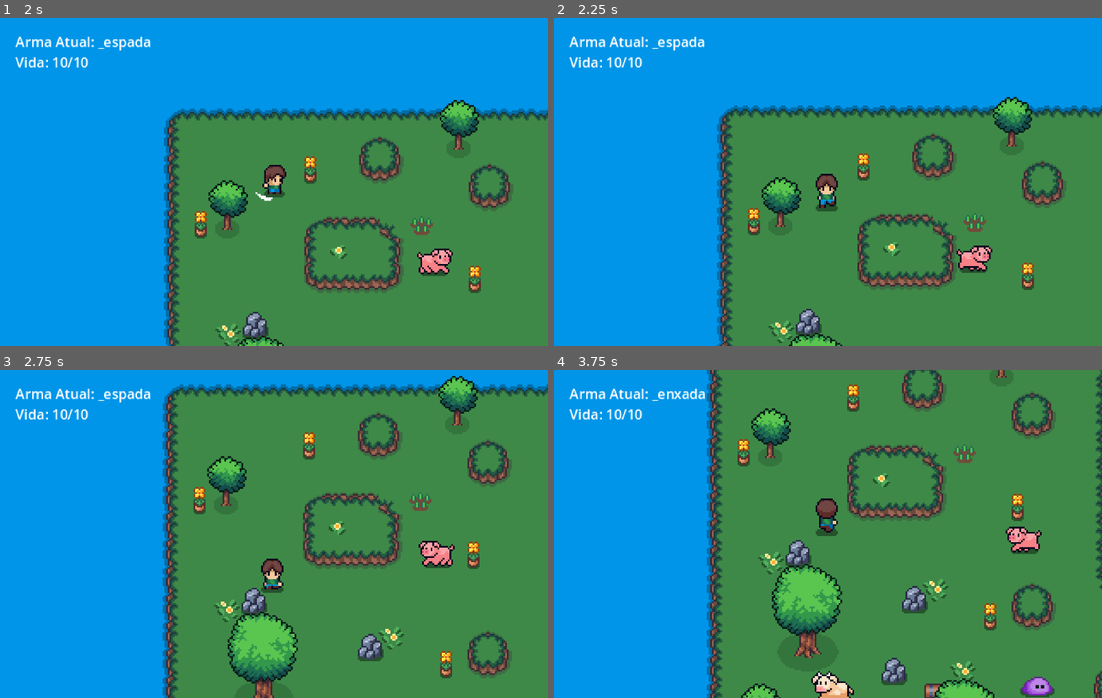
Above: before the commit, frames 1-4 (two rows, left to right).
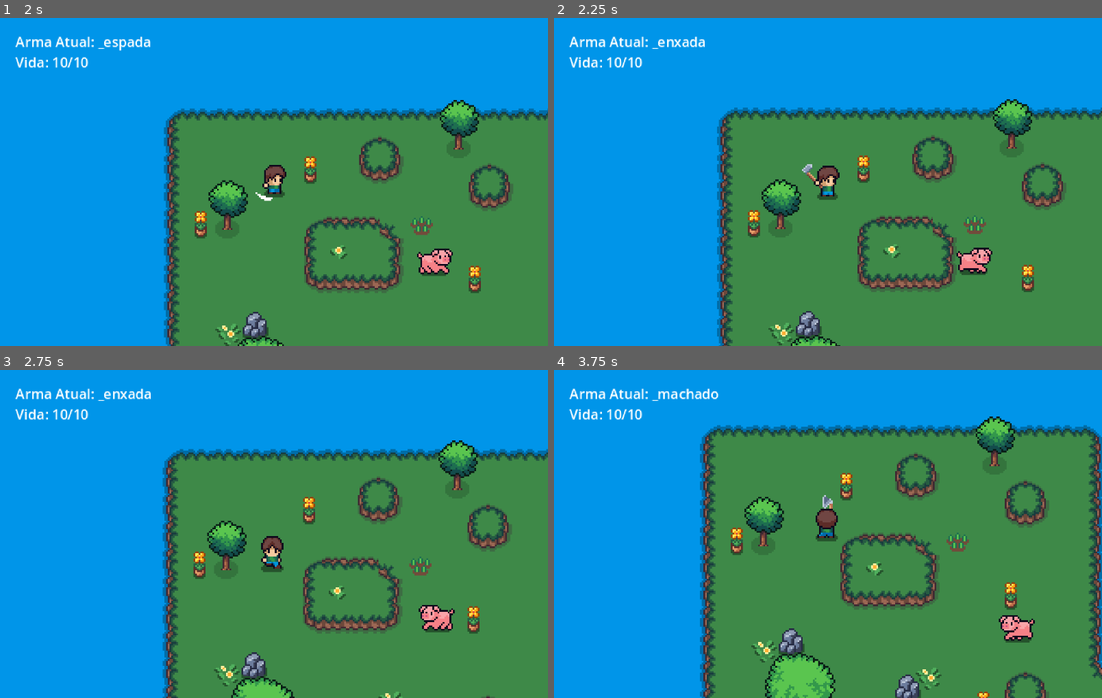
Above: after the commit, the same moments.

Repository: GiseleBezerra/StardewValley2
Game: Godot game, scene res://Cenas/interface/tela_de_menu.tscn
Two runs of this game, one before a commit and one after it. Both use one fixed random seed, a clock stepped at 60 frames per second and the inputs below.
Inputs (mouse positions are in pixels of both pictures, inside the frame that each line leads up to):
- Up to frame 1 (2 s): click "Novo Jogo" at 0.5 s; move the mouse to (394, 165) at 1.27 s; press the mouse at (394, 165) at 1.28 s; hold D (move_direita) from 1.28 s (still down)
- Up to frame 2 (2.25 s): move the mouse to (718, 198) at 2.02 s; release D (move_direita) at 2.03 s; release the mouse at (718, 198) at 2.03 s; hold S (move_baixo) from 2.03 s (still down); tap 5 (enxada_ataque, bound only after the commit) at 2.1 s
- Up to frame 3 (2.75 s): keep holding S (move_baixo)
- Up to frame 4 (3.75 s): move the mouse to (882, 461) at 2.77 s; release S (move_baixo) at 2.78 s; hold D (move_direita) 2.78-3.53 s; hold F (enxada_ataque, bound only before the commit) 2.78-3.53 s; move the mouse to (800, 599) at 3.52 s; hold W (move_cima) from 3.53 s (still down); tap 3 (machado_ataque, bound only after the commit) at 3.6 s

Frame 1 is identical in both runs. In frame 2, 7.7% of the frame differs, in the area x 20-100%, y 5-100%; in frame 3, 29%; in frame 4, 33%, in the area x 19-100%, y 0-100%.

Commit message:
Alterações na Binds das Ferramentas.

Diff:
--- a/project.godot
+++ b/project.godot
@@ -61,28 +61,28 @@
 }
 ataque_normal={
 "deadzone": 0.5,
-"events": [Object(InputEventKey,"resource_local_to_scene":fa …(140 unchanged characters)… d":false,"keycode":0,"physical_keycode":81,"key_label":0,"unicode":113,"location":0,"echo":false,"script":null)
+"events": [Object(InputEventKey,"resource_local_to_scene":fa …(140 unchanged characters)… d":false,"keycode":0,"physical_keycode":49,"key_label":0,"unicode":49,"location":0,"echo":false,"script":null)
 , Object(InputEventMouseButton,"resource_local_to_scene":false,"resource_name":"","device":-1,"window_id":0,"alt_presse …(249 unchanged characters)…
 ]
 }
 picareta_ataque={
 "deadzone": 0.5,
-"events": [Object(InputEventKey,"resource_local_to_scene":fa …(140 unchanged characters)… d":false,"keycode":0,"physical_keycode":69,"key_label":0,"unicode":101,"location":0,"echo":false,"script":null)
+"events": [Object(InputEventKey,"resource_local_to_scene":fa …(140 unchanged characters)… d":false,"keycode":0,"physical_keycode":50,"key_label":0,"unicode":50,"location":0,"echo":false,"script":null)
 ]
 }
 machado_ataque={
 "deadzone": 0.5,
-"events": [Object(InputEventKey,"resource_local_to_scene":fa …(140 unchanged characters)… d":false,"keycode":0,"physical_keycode":82,"key_label":0,"unicode":114,"location":0,"echo":false,"script":null)
+"events": [Object(InputEventKey,"resource_local_to_scene":fa …(140 unchanged characters)… d":false,"keycode":0,"physical_keycode":51,"key_label":0,"unicode":51,"location":0,"echo":false,"script":null)
 ]
 }
 regador_ataque={
 "deadzone": 0.5,
-"events": [Object(InputEventKey,"resource_local_to_scene":fa …(140 unchanged characters)… d":false,"keycode":0,"physical_keycode":84,"key_label":0,"unicode":116,"location":0,"echo":false,"script":null)
+"events": [Object(InputEventKey,"resource_local_to_scene":fa …(140 unchanged characters)… d":false,"keycode":0,"physical_keycode":52,"key_label":0,"unicode":52,"location":0,"echo":false,"script":null)
 ]
 }
 enxada_ataque={
 "deadzone": 0.5,
-"events": [Object(InputEventKey,"resource_local_to_scene":fa …(140 unchanged characters)… d":false,"keycode":0,"physical_keycode":70,"key_label":0,"unicode":102,"location":0,"echo":false,"script":null)
+"events": [Object(InputEventKey,"resource_local_to_scene":fa …(140 unchanged characters)… d":false,"keycode":0,"physical_keycode":53,"key_label":0,"unicode":53,"location":0,"echo":false,"script":null)
 ]
 }
 
